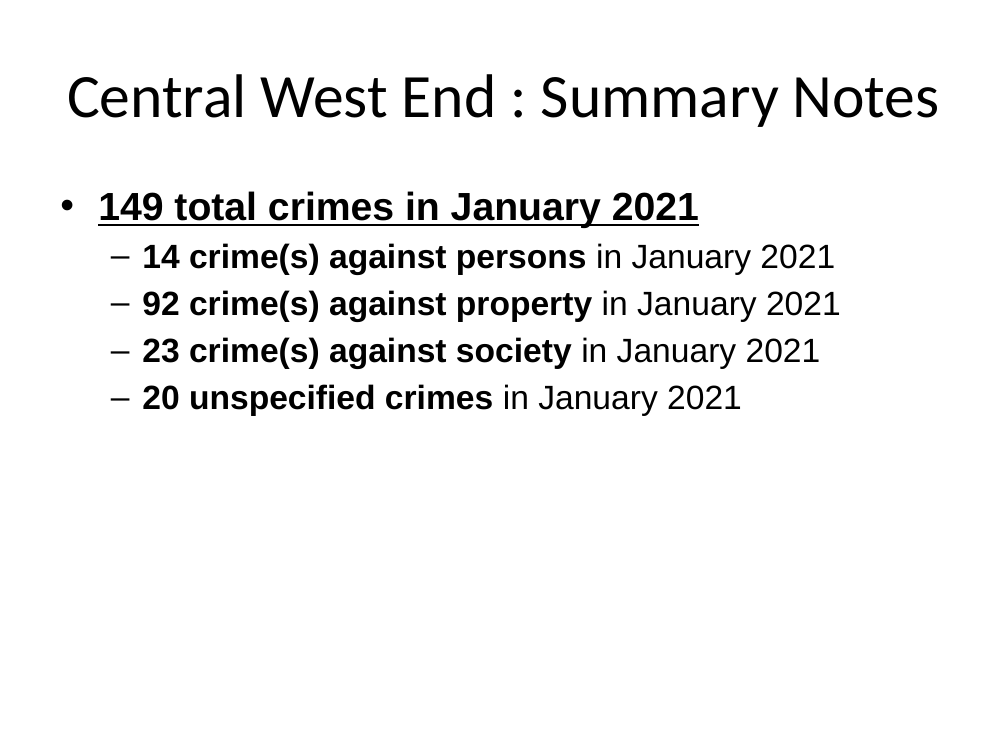
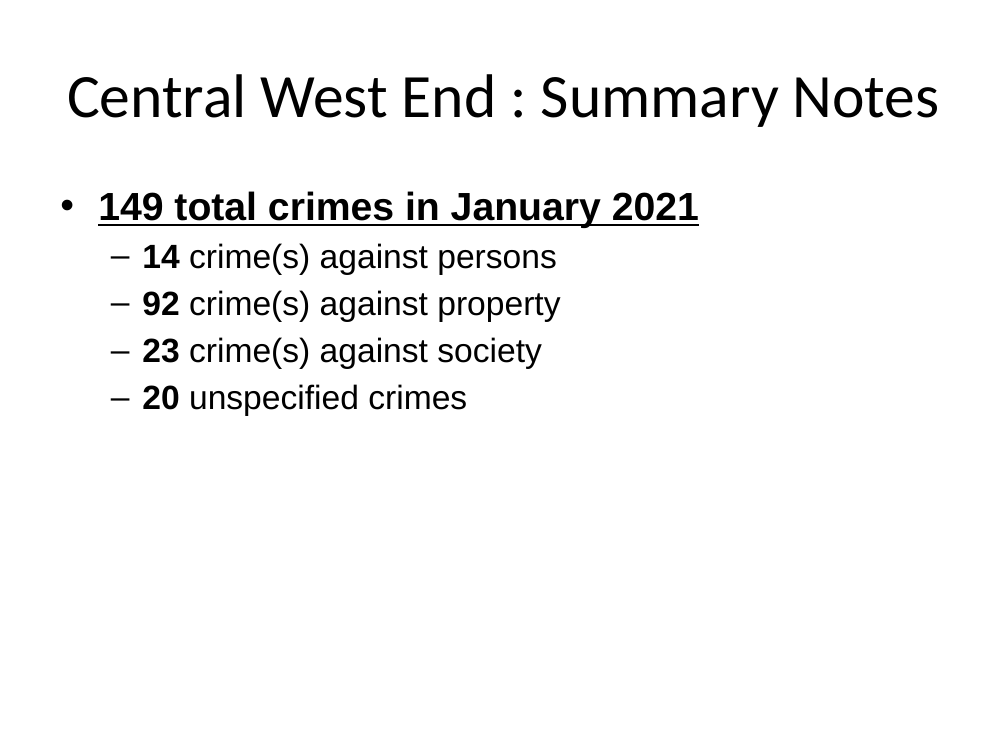
Before and after one commit to wumcrc/monthly-crime-reports, a slide deck: slide 14 of NIBRS/results/test.pptx. Drawn at 1008x756 pixels with LibreOffice and Linux fonts; fonts in the diff are those of the drawing. Boxes give left, top, right and bottom in pixels: in the first picture for what was removed or moved away, otherwise in the second. Text is boxed around its words. In the diff, an @@ line names an element or a change of style, - is before the commit and + after.

```diff
--- a/NIBRS/results/test.pptx
+++ b/NIBRS/results/test.pptx
@@ text at [142, 243, 560, 416]: text changed; bold off @@
-  – 14 crime(s) against persons in January 2021
-  – 92 crime(s) against property in January 2021
-  – 23 crime(s) against society in January 2021
-  – 20 unspecified crimes in January 2021
+  – 14 crime(s) against persons
+  – 92 crime(s) against property
+  – 23 crime(s) against society
+  – 20 unspecified crimes
```
Also in this commit, not shown: 17 other slides changed.
